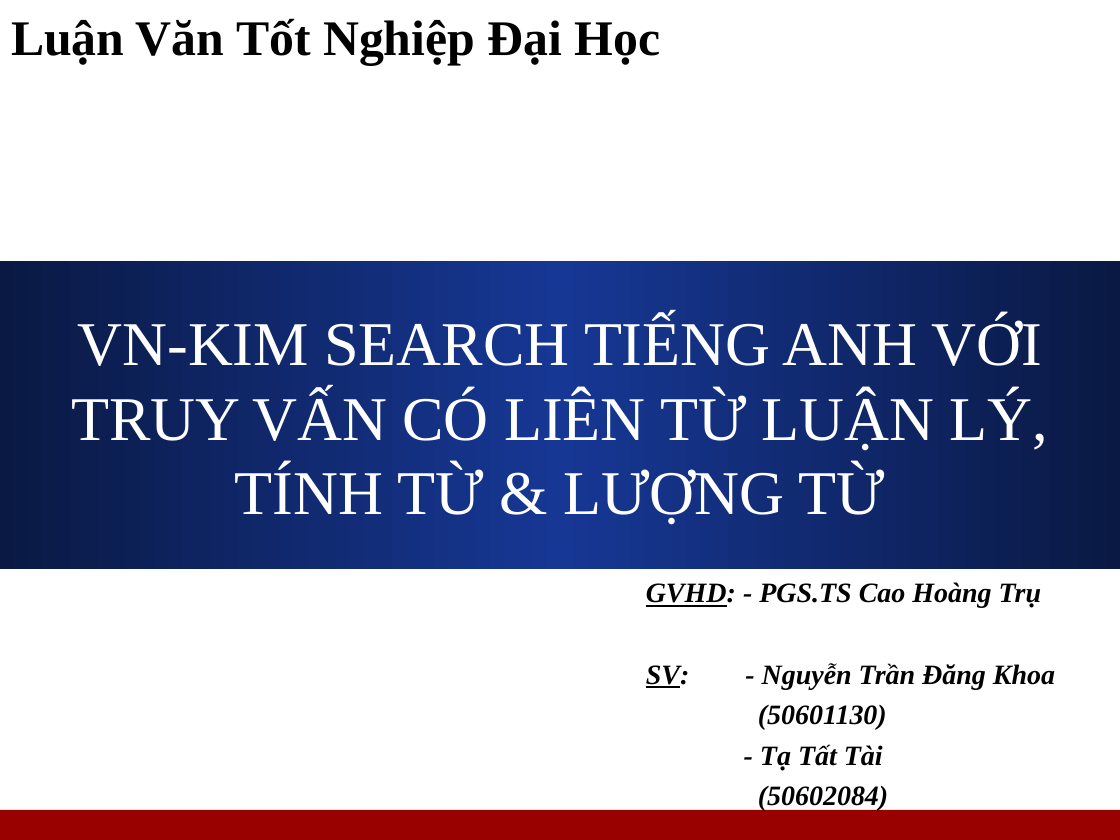
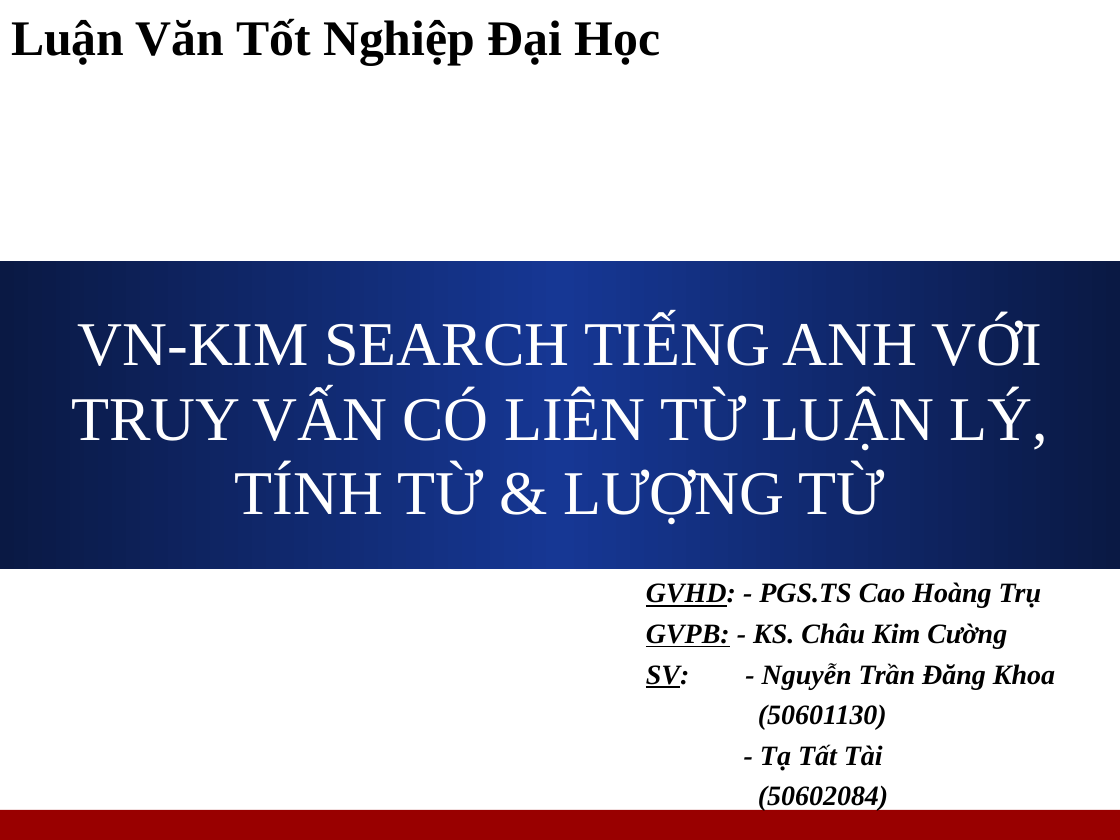
Before and after one commit to leaderwing/kt-kimres, a slide deck: slide 1 of note/[Thesis] Presentation.ppt. Drawn at 1120x840 pixels with LibreOffice and Linux fonts; fonts in the diff are those of the drawing; background and template pictures are left out. Boxes give left, top, right and bottom in pixels: in the first picture for what was removed or moved away, otherwise in the second. Text is boxed around its words. In the diff, an @@ line names an element or a change of style, - is before the commit and + after.

```diff
--- a/note/[Thesis] Presentation.ppt
+++ b/note/[Thesis] Presentation.ppt
@@ subtitle at bbox=[646, 623, 1007, 649]: paragraph added @@
+GVPB: - KS. Châu Kim Cường
```
Also in this commit, not shown: 9 other slides changed.
